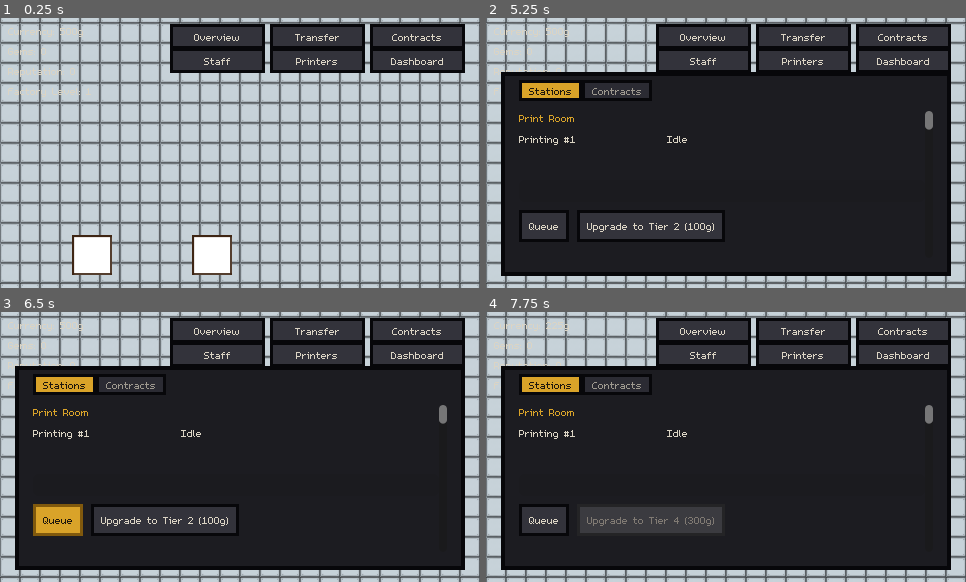
Above: before the commit, frames 1-4 (two rows, left to right).
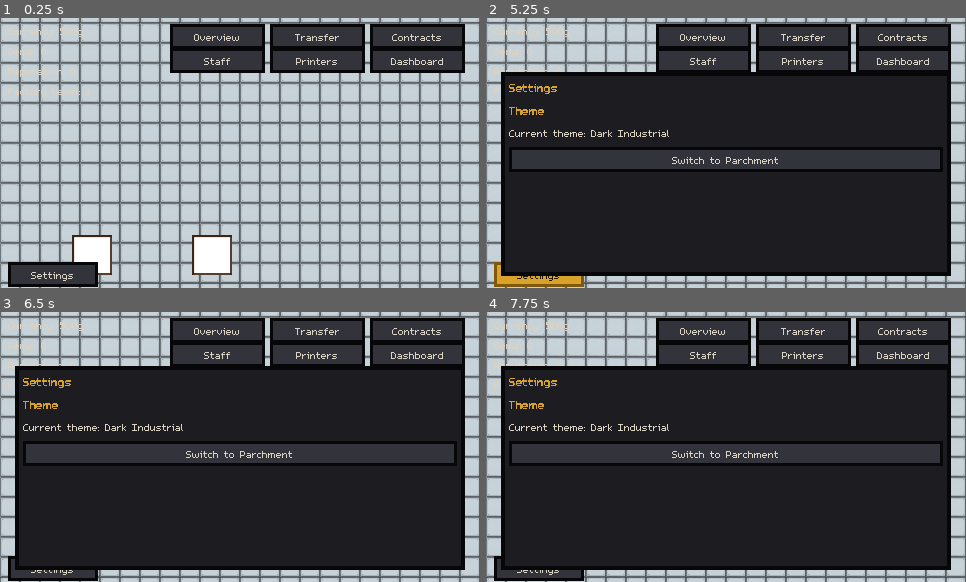
Above: after the commit, the same moments.

Repository: carverweirick/foundry-mobile-game
Game: Godot game, scene res://scenes/main.tscn
The game is run twice, just before and just after one commit, with the same random seed, the same clock (stepped at 60 frames per second) and the same inputs.
Inputs (mouse positions are in pixels of both pictures, inside the frame that each line leads up to):
- Up to frame 1 (0.25 s): no input
- Up to frame 2 (5.25 s): click "Overview" at 0.5 s; click "Transfer" at 1.25 s; click "Contracts" at 2 s; click "Staff" at 2.75 s; click "Printers" at 3.5 s; click "Dashboard" at 4.25 s; click (538, 274) at 5 s, where only the run after the commit has a clickable "Settings"
- Up to frame 3 (6.5 s): click (57, 519) at 5.75 s, where only the run before the commit has a clickable "Queue"
- Up to frame 4 (7.75 s): click (649, 519) at 6.5 s, where only the run before the commit has a clickable "Upgrade to Tier 2 (100g)"; click (649, 519) at 7.25 s, where only the run before the commit has a clickable "Upgrade to Tier 3 (175g)"

The runs differ from the first frame. In frame 1, 1.7% of the frame differs, in the area x 1-21%, y 90-100%; in frame 2, 12%; in frame 3, 12%, in the area x 1-95%, y 24-100%; in frame 4, 12%.

Commit message:
Add a Settings overlay with a UI theme switcher (dark vs. parchment)
Following up on the gdt-layout-experiment merge: the dark industrial
reskin from Phase A is now one of two selectable looks instead of the
only one. Recovered the original warm-parchment Theme resource from
git history (it's a pure color diff off the current dark theme), and
added a small ThemeManager autoload that swaps the project-wide Theme
at runtime and persists the choice to its own user://settings.cfg
(the game has no gameplay save system yet, so this doesn't wait on
one). A new Settings overlay - the first real occupant of design doc
Section 19's planned Settings Menu - exposes the switch from a small
HUD button in the bottom-left corner.

Verified headless: ThemeManager applies the right theme on boot and
on switch, persists and reloads correctly across a simulated restart,
a same-choice reselect is a no-op, and the overlay's own label/button
correctly reflect and drive it.

Co-Authored-By: Claude Sonnet 5 <noreply@anthropic.com>
Claude-Session: https://claude.ai/code/session_011sY17nwsm8wkhJXJu77AXU

Diff:
--- /dev/null
+++ b/autoload/theme_manager.gd
@@ -0,0 +1,72 @@
+extends Node
+
+## Small standalone settings/persistence layer for player-facing UI
+## preferences - currently just which Theme resource is active (design doc
+## Section 19's eventual Settings Menu; this is its first real setting,
+## surfaced from the Settings overlay). Its own tiny user://settings.cfg
+## rather than folded into GameData, since the game has no save/load system
+## of its own yet and a UI preference like "which theme" shouldn't wait on
+## one - it's a different kind of state than gameplay progress.
+##
+## Swapping only ever replaces the single project-wide Theme resource
+## (project.godot's own gui/theme/custom sets the *initial* one before this
+## autoload's _ready() runs; from then on this is the one source of truth).
+## It deliberately does NOT touch the ~16 hardcoded per-node/per-script gold
+## accent colors documented in ui_theme.tres's own header comment (header
+## labels, risk badges, etc.) - those read the same gold literal under both
+## themes, which is a fine match for either since gold/amber was already the
+## accent color in the original parchment palette too, not just the dark one.
+
+enum ThemeChoice { DARK, PARCHMENT }
+
+const THEME_PATHS := {
+	ThemeChoice.DARK: "res://resources/theme/ui_theme.tres",
+	ThemeChoice.PARCHMENT: "res://resources/theme/ui_theme_parchment.tres",
+}
+
+const THEME_DISPLAY_NAMES := {
+	ThemeChoice.DARK: "Dark Industrial",
+	ThemeChoice.PARCHMENT: "Parchment",
+}
+
+const SETTINGS_PATH := "user://settings.cfg"
+
+signal theme_changed(theme_choice: ThemeChoice)
+
+var current_theme: ThemeChoice = ThemeChoice.DARK
+
+
+func _ready() -> void:
+	_load_settings()
+	_apply_theme()
+
+
+func set_theme(choice: ThemeChoice) -> void:
+	if choice == current_theme:
+		return
+	current_theme = choice
+	_apply_theme()
+	_save_settings()
+	theme_changed.emit(current_theme)
+
+
+func _apply_theme() -> void:
+	get_tree().root.theme = load(THEME_PATHS[current_theme])
+
+
+func _load_settings() -> void:
+	var config := ConfigFile.new()
+	if config.load(SETTINGS_PATH) != OK:
+		return
+	var saved: int = config.get_value("ui", "theme", ThemeChoice.DARK)
+	if THEME_PATHS.has(saved):
+		current_theme = saved
+
+
+func _save_settings() -> void:
+	# Load-then-set-then-save (rather than always writing a fresh file) so any
+	# other future settings key in this same file survives untouched.
+	var config := ConfigFile.new()
+	config.load(SETTINGS_PATH)
+	config.set_value("ui", "theme", current_theme)
+	config.save(SETTINGS_PATH)
--- a/project.godot
+++ b/project.godot
@@ -18,6 +18,7 @@
 [autoload]
 
 GameData="*res://autoload/game_data.gd"
+ThemeManager="*res://autoload/theme_manager.gd"
 
 [display]
 
--- /dev/null
+++ b/resources/theme/ui_theme_parchment.tres
@@ -0,0 +1,247 @@
+[gd_resource type="Theme" load_steps=14 format=3]
+
+[ext_resource type="FontFile" path="res://assets/fonts/m5x7.ttf" id="1_font"]
+
+; The original Theme resource (design doc Section 16) before the dark
+; industrial reskin - warm tan/parchment base pulled from the Shelling Room
+; palette, with the Pour Room's glow and Furnace Room's ember as the
+; hover/pressed accent states. Kept alive as a selectable alternate look
+; rather than deleted: ThemeManager (autoload/theme_manager.gd) swaps between
+; this and ui_theme.tres at runtime, chosen from the Settings overlay. Same
+; shape language as ui_theme.tres (sharp corners, no anti-aliasing, chunky
+; borders, same m5x7 font, same StyleBox structure) - only the colors differ,
+; so the two files should stay structurally identical if either is edited.
+
+[sub_resource type="StyleBoxFlat" id="StyleBoxFlat_panel"]
+bg_color = Color(0.94, 0.88, 0.74, 1)
+border_width_left = 4
+border_width_top = 4
+border_width_right = 4
+border_width_bottom = 4
+border_color = Color(0.16, 0.11, 0.08, 1)
+corner_radius_top_left = 0
+corner_radius_top_right = 0
+corner_radius_bottom_right = 0
+corner_radius_bottom_left = 0
+content_margin_left = 10.0
+content_margin_top = 10.0
+content_margin_right = 10.0
+content_margin_bottom = 10.0
+anti_aliasing = false
+
+[sub_resource type="StyleBoxFlat" id="StyleBoxFlat_tabcontainer_panel"]
+bg_color = Color(0.94, 0.88, 0.74, 1)
+border_width_left = 0
+border_width_top = 0
+border_width_right = 0
+border_width_bottom = 0
+corner_radius_top_left = 0
+corner_radius_top_right = 0
+corner_radius_bottom_right = 0
+corner_radius_bottom_left = 0
+content_margin_left = 10.0
+content_margin_top = 10.0
+content_margin_right = 10.0
+content_margin_bottom = 10.0
+anti_aliasing = false
+
+[sub_resource type="StyleBoxFlat" id="StyleBoxFlat_btn_normal"]
+bg_color = Color(0.8, 0.68, 0.48, 1)
+border_width_left = 3
+border_width_top = 3
+border_width_right = 3
+border_width_bottom = 3
+border_color = Color(0.16, 0.11, 0.08, 1)
+corner_radius_top_left = 0
+corner_radius_top_right = 0
+corner_radius_bottom_right = 0
+corner_radius_bottom_left = 0
+content_margin_left = 10.0
+content_margin_top = 6.0
+content_margin_right = 10.0
+content_margin_bottom = 6.0
+anti_aliasing = false
+
+[sub_resource type="StyleBoxFlat" id="StyleBoxFlat_btn_hover"]
+bg_color = Color(0.95, 0.78, 0.25, 1)
+border_width_left = 3
+border_width_top = 3
+border_width_right = 3
+border_width_bottom = 3
+border_color = Color(0.55, 0.32, 0.06, 1)
+corner_radius_top_left = 0
+corner_radius_top_right = 0
+corner_radius_bottom_right = 0
+corner_radius_bottom_left = 0
+content_margin_left = 10.0
+content_margin_top = 6.0
+content_margin_right = 10.0
+content_margin_bottom = 6.0
+anti_aliasing = false
+
+[sub_resource type="StyleBoxFlat" id="StyleBoxFlat_btn_pressed"]
+bg_color = Color(0.8, 0.35, 0.18, 1)
+border_width_left = 3
+border_width_top = 3
+border_width_right = 3
+border_width_bottom = 3
+border_color = Color(0.32, 0.1, 0.05, 1)
+corner_radius_top_left = 0
+corner_radius_top_right = 0
+corner_radius_bottom_right = 0
+corner_radius_bottom_left = 0
+content_margin_left = 10.0
+content_margin_top = 6.0
+content_margin_right = 10.0
+content_margin_bottom = 6.0
+anti_aliasing = false
+
+[sub_resource type="StyleBoxFlat" id="StyleBoxFlat_btn_disabled"]
+bg_color = Color(0.68, 0.66, 0.62, 1)
+border_width_left = 3
+border_width_top = 3
+border_width_right = 3
+border_width_bottom = 3
+border_color = Color(0.42, 0.4, 0.37, 1)
+corner_radius_top_left = 0
+corner_radius_top_right = 0
+corner_radius_bottom_right = 0
+corner_radius_bottom_left = 0
+content_margin_left = 10.0
+content_margin_top = 6.0
+content_margin_right = 10.0
+content_margin_bottom = 6.0
+anti_aliasing = false
+
+[sub_resource type="StyleBoxFlat" id="StyleBoxFlat_btn_focus"]
+bg_color = Color(0, 0, 0, 0)
+border_width_left = 2
+border_width_top = 2
+border_width_right = 2
+border_width_bottom = 2
+border_color = Color(0.25, 0.55, 0.9, 1)
+corner_radius_top_left = 0
+corner_radius_top_right = 0
+corner_radius_bottom_right = 0
+corner_radius_bottom_left = 0
+anti_aliasing = false
+
+[sub_resource type="StyleBoxFlat" id="StyleBoxFlat_lineedit_normal"]
+bg_color = Color(0.98, 0.95, 0.87, 1)
+border_width_left = 2
+border_width_top = 2
+border_width_right = 2
+border_width_bottom = 2
+border_color = Color(0.16, 0.11, 0.08, 1)
+corner_radius_top_left = 0
+corner_radius_top_right = 0
+corner_radius_bottom_right = 0
+corner_radius_bottom_left = 0
+content_margin_left = 6.0
+content_margin_top = 4.0
+content_margin_right = 6.0
+content_margin_bottom = 4.0
+anti_aliasing = false
+
+[sub_resource type="StyleBoxFlat" id="StyleBoxFlat_lineedit_focus"]
+bg_color = Color(0.98, 0.95, 0.87, 1)
+border_width_left = 2
+border_width_top = 2
+border_width_right = 2
+border_width_bottom = 2
+border_color = Color(0.25, 0.55, 0.9, 1)
+corner_radius_top_left = 0
+corner_radius_top_right = 0
+corner_radius_bottom_right = 0
+corner_radius_bottom_left = 0
+content_margin_left = 6.0
+content_margin_top = 4.0
+content_margin_right = 6.0
+content_margin_bottom = 4.0
+anti_aliasing = false
+
+[sub_resource type="StyleBoxFlat" id="StyleBoxFlat_tab_selected"]
+bg_color = Color(0.95, 0.78, 0.25, 1)
+border_width_left = 3
+border_width_top = 3
+border_width_right = 3
+border_width_bottom = 3
+border_color = Color(0.16, 0.11, 0.08, 1)
+corner_radius_top_left = 0
+corner_radius_top_right = 0
+corner_radius_bottom_right = 0
+corner_radius_bottom_left = 0
+content_margin_left = 10.0
+content_margin_top = 4.0
+content_margin_right = 10.0
+content_margin_bottom = 4.0
+anti_aliasing = false
+
+[sub_resource type="StyleBoxFlat" id="StyleBoxFlat_tab_unselected"]
+bg_color = Color(0.78, 0.72, 0.58, 1)
+border_width_left = 3
+border_width_top = 3
+border_width_right = 3
+border_width_bottom = 3
+border_color = Color(0.16, 0.11, 0.08, 1)
+corner_radius_top_left = 0
+corner_radius_top_right = 0
+corner_radius_bottom_right = 0
+corner_radius_bottom_left = 0
+content_margin_left = 10.0
+content_margin_top = 4.0
+content_margin_right = 10.0
+content_margin_bottom = 4.0
+anti_aliasing = false
+
+[sub_resource type="StyleBoxFlat" id="StyleBoxFlat_tab_hovered"]
+bg_color = Color(0.87, 0.8, 0.64, 1)
+border_width_left = 3
+border_width_top = 3
+border_width_right = 3
+border_width_bottom = 3
+border_color = Color(0.16, 0.11, 0.08, 1)
+corner_radius_top_left = 0
+corner_radius_top_right = 0
+corner_radius_bottom_right = 0
+corner_radius_bottom_left = 0
+content_margin_left = 10.0
+content_margin_top = 4.0
+content_margin_right = 10.0
+content_margin_bottom = 4.0
+anti_aliasing = false
+
+[resource]
+default_font = ExtResource("1_font")
+default_font_size = 16
+Panel/styles/panel = SubResource("StyleBoxFlat_panel")
+Button/styles/normal = SubResource("StyleBoxFlat_btn_normal")
+Button/styles/hover = SubResource("StyleBoxFlat_btn_hover")
+Button/styles/pressed = SubResource("StyleBoxFlat_btn_pressed")
+Button/styles/disabled = SubResource("StyleBoxFlat_btn_disabled")
+Button/styles/focus = SubResource("StyleBoxFlat_btn_focus")
+Button/colors/font_color = Color(0.16, 0.11, 0.08, 1)
+Button/colors/font_hover_color = Color(0.16, 0.11, 0.08, 1)
+Button/colors/font_pressed_color = Color(0.96, 0.93, 0.88, 1)
+Button/colors/font_disabled_color = Color(0.45, 0.43, 0.4, 1)
+Button/colors/font_focus_color = Color(0.16, 0.11, 0.08, 1)
+Button/font_sizes/font_size = 16
+Label/colors/font_color = Color(0.16, 0.11, 0.08, 1)
+Label/font_sizes/font_size = 16
+LineEdit/styles/normal = SubResource("StyleBoxFlat_lineedit_normal")
+LineEdit/styles/focus = SubResource("StyleBoxFlat_lineedit_focus")
+LineEdit/colors/font_color = Color(0.16, 0.11, 0.08, 1)
+LineEdit/font_sizes/font_size = 16
+TabContainer/styles/panel = SubResource("StyleBoxFlat_tabcontainer_panel")
+TabContainer/styles/tab_selected = SubResource("StyleBoxFlat_tab_selected")
+TabContainer/styles/tab_unselected = SubResource("StyleBoxFlat_tab_unselected")
+TabContainer/styles/tab_hovered = SubResource("StyleBoxFlat_tab_hovered")
+TabContainer/colors/font_selected_color = Color(0.16, 0.11, 0.08, 1)
+TabContainer/colors/font_unselected_color = Color(0.3, 0.24, 0.18, 1)
+TabContainer/colors/font_hovered_color = Color(0.16, 0.11, 0.08, 1)
+TabContainer/font_sizes/font_size = 16
+TabContainer/constants/side_margin = 10
+VBoxContainer/constants/separation = 8
+HBoxContainer/constants/separation = 8
+GridContainer/constants/h_separation = 10
+GridContainer/constants/v_separation = 6
--- a/scenes/main.gd
+++ b/scenes/main.gd
@@ -196,6 +196,7 @@
 @onready var staff_overlay: StaffOverlay = $StaffOverlay
 @onready var printers_overlay: PrintersOverlay = $PrintersOverlay
 @onready var dashboard_overlay: Dashboard = $DashboardOverlay
+@onready var settings_overlay: SettingsOverlay = $SettingsOverlay
 
 ## Every top-level overlay panel that should ever be mutually exclusive with
 ## every other one - populated in _ready() once all the @onready vars above
@@ -287,7 +288,8 @@
 	# .connect() block per pair (see that array's own comment for why).
 	_overlays = [
 		overview_overlay, awaiting_transfer_overlay, contracts_overlay,
-		staff_overlay, printers_overlay, dashboard_overlay, station_detail_menu,
+		staff_overlay, printers_overlay, dashboard_overlay, settings_overlay,
+		station_detail_menu,
 	]
 	for overlay in _overlays:
 		overlay.opened.connect(_on_overlay_opened.bind(overlay))
--- a/scenes/main.tscn
+++ b/scenes/main.tscn
@@ -8,6 +8,7 @@
 [ext_resource type="PackedScene" path="res://scenes/contracts_overlay.tscn" id="8_contracts_overlay"]
 [ext_resource type="PackedScene" path="res://scenes/staff_overlay.tscn" id="9_staff_overlay"]
 [ext_resource type="PackedScene" path="res://scenes/printers_overlay.tscn" id="10_printers_overlay"]
+[ext_resource type="PackedScene" path="res://scenes/settings_overlay.tscn" id="11_settings_overlay"]
 
 [node name="Main" type="Node2D" unique_id=1774776552]
 script = ExtResource("1_script")
@@ -59,3 +60,5 @@
 [node name="PrintersOverlay" parent="." instance=ExtResource("10_printers_overlay")]
 
 [node name="DashboardOverlay" parent="." instance=ExtResource("5_dashboard_overlay")]
+
+[node name="SettingsOverlay" parent="." instance=ExtResource("11_settings_overlay")]
--- /dev/null
+++ b/scenes/settings_overlay.gd
@@ -0,0 +1,38 @@
+extends OverlayBase
+class_name SettingsOverlay
+
+## First real occupant of design doc Section 19's planned Settings Menu -
+## scoped down to just the one option asked for this session (an in-game way
+## to switch the UI's visual theme, rather than the dark industrial reskin
+## from the gdt-layout-experiment merge being the only look) rather than the
+## full audio/text-size/haptics/etc. list Section 19 describes. Establishes
+## the entry point/pattern any of those later settings would slot into.
+
+@onready var theme_status_label: Label = %ThemeStatusLabel
+@onready var switch_theme_button: Button = %SwitchThemeButton
+
+
+func _on_ready() -> void:
+	switch_theme_button.pressed.connect(_on_switch_theme_pressed)
+	ThemeManager.theme_changed.connect(func(_choice): _refresh())
+
+
+func _on_open() -> void:
+	_refresh()
+
+
+func _refresh() -> void:
+	var current: ThemeManager.ThemeChoice = ThemeManager.current_theme
+	theme_status_label.text = "Current theme: %s" % ThemeManager.THEME_DISPLAY_NAMES[current]
+	switch_theme_button.text = "Switch to %s" % ThemeManager.THEME_DISPLAY_NAMES[_other_theme(current)]
+
+
+func _on_switch_theme_pressed() -> void:
+	ThemeManager.set_theme(_other_theme(ThemeManager.current_theme))
+	_refresh.call_deferred()
+
+
+func _other_theme(choice: ThemeManager.ThemeChoice) -> ThemeManager.ThemeChoice:
+	if choice == ThemeManager.ThemeChoice.DARK:
+		return ThemeManager.ThemeChoice.PARCHMENT
+	return ThemeManager.ThemeChoice.DARK
--- /dev/null
+++ b/scenes/settings_overlay.tscn
@@ -0,0 +1,63 @@
+[gd_scene load_steps=2 format=3]
+
+[ext_resource type="Script" path="res://scenes/settings_overlay.gd" id="1_script"]
+
+[node name="SettingsOverlay" type="CanvasLayer"]
+script = ExtResource("1_script")
+
+[node name="ToggleButton" type="Button" parent="."]
+unique_name_in_owner = true
+offset_left = 8.0
+offset_top = 244.0
+offset_right = 98.0
+offset_bottom = 264.0
+text = "Settings"
+
+[node name="Backdrop" type="Control" parent="."]
+unique_name_in_owner = true
+visible = false
+anchor_right = 1.0
+anchor_bottom = 1.0
+mouse_filter = 0
+
+[node name="Panel" type="Panel" parent="."]
+unique_name_in_owner = true
+visible = false
+offset_left = 15.0
+offset_top = 54.0
+offset_right = 465.0
+offset_bottom = 258.0
+
+[node name="Content" type="VBoxContainer" parent="Panel"]
+layout_mode = 1
+anchor_right = 1.0
+anchor_bottom = 1.0
+offset_left = 8.0
+offset_top = 8.0
+offset_right = -8.0
+offset_bottom = -8.0
+
+[node name="SettingsHeader" type="Label" parent="Panel/Content"]
+autowrap_mode = 3
+layout_mode = 2
+theme_override_colors/font_color = Color(0.85, 0.64, 0.16, 1)
+theme_override_font_sizes/font_size = 18
+text = "Settings"
+
+[node name="ThemeHeader" type="Label" parent="Panel/Content"]
+autowrap_mode = 3
+layout_mode = 2
+theme_override_colors/font_color = Color(0.85, 0.64, 0.16, 1)
+theme_override_font_sizes/font_size = 18
+text = "Theme"
+
+[node name="ThemeStatusLabel" type="Label" parent="Panel/Content"]
+autowrap_mode = 3
+unique_name_in_owner = true
+layout_mode = 2
+text = "Current theme: Dark Industrial"
+
+[node name="SwitchThemeButton" type="Button" parent="Panel/Content"]
+unique_name_in_owner = true
+layout_mode = 2
+text = "Switch to Parchment"
Not shown, added: autoload/theme_manager.gd.uid
Not shown, added: scenes/settings_overlay.gd.uid
Not shown, changed: CLAUDE.md
